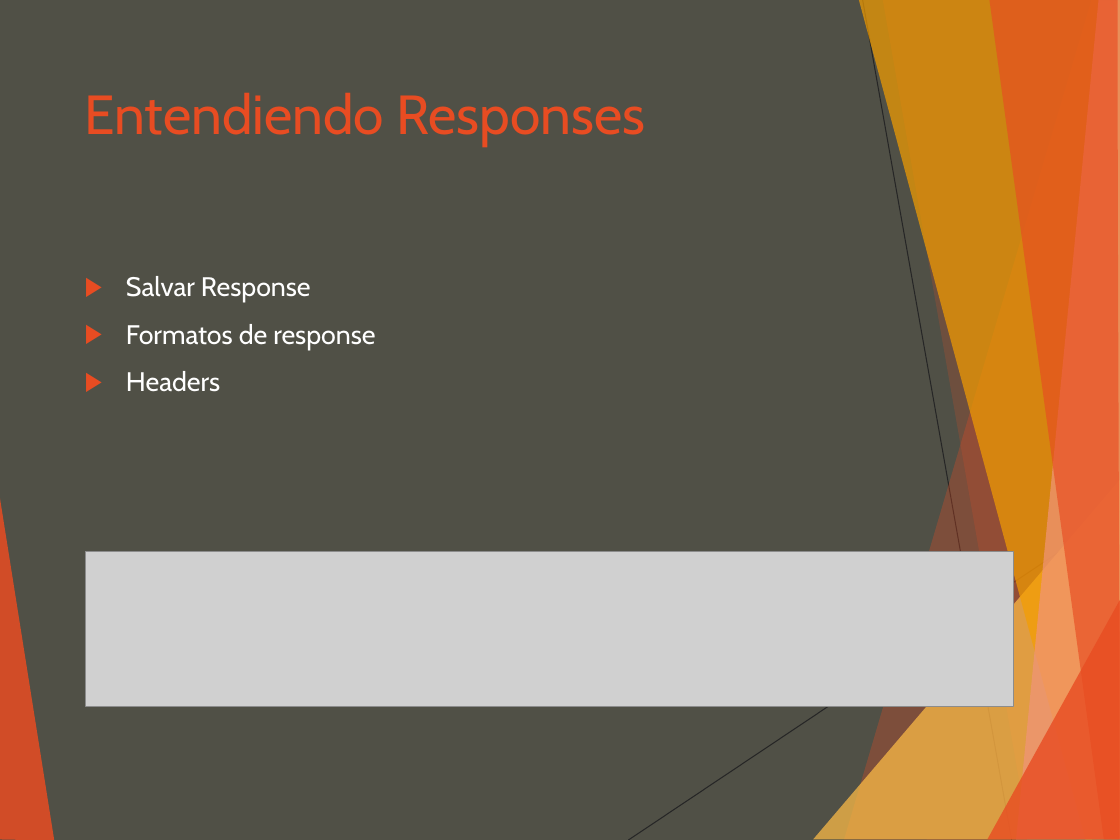
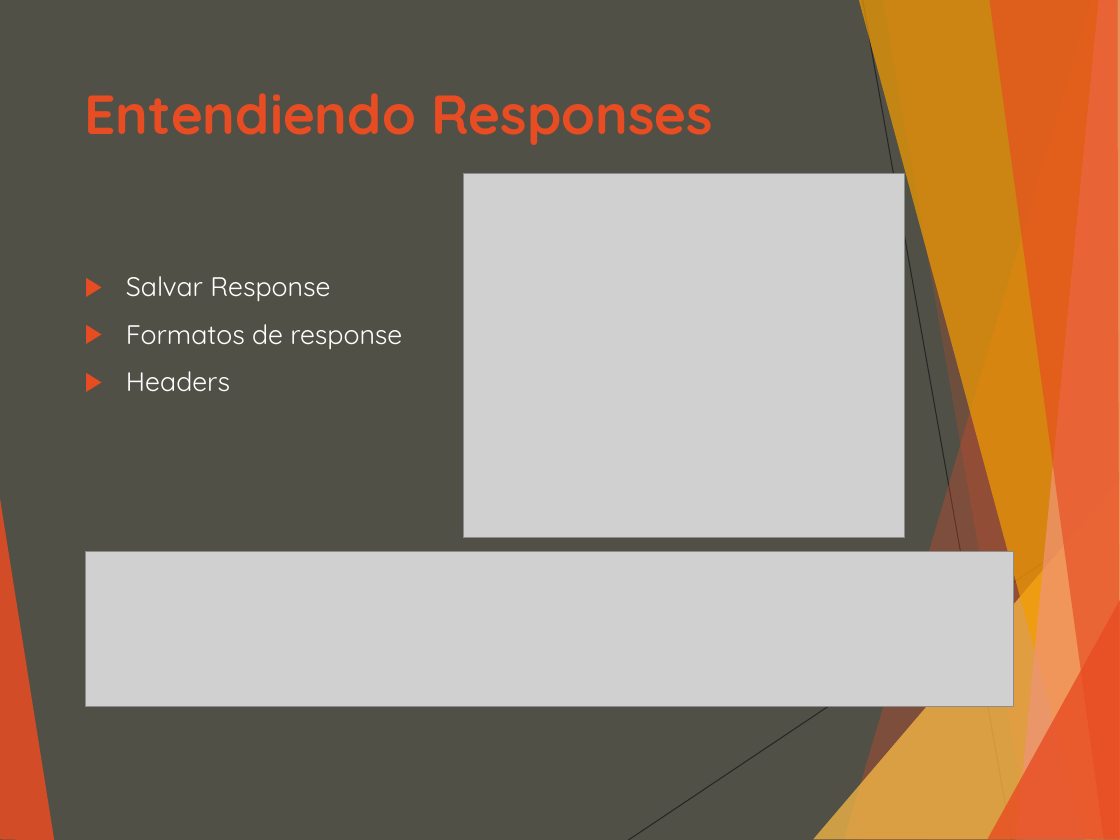
Before and after one commit to luisgepeto/PostmanCourse, a slide deck: slide 5 of Presentacion.ppt. Drawn at 1120x840 pixels with LibreOffice and Linux fonts; fonts in the diff are those of the drawing; grey boxes stand for pictures. Boxes give left, top, right and bottom in pixels: in the first picture for what was removed or moved away, otherwise in the second. Text is boxed around its words. In the diff, an @@ line names an element or a change of style, - is before the commit and + after.

```diff
--- a/Presentacion.ppt
+++ b/Presentacion.ppt
@@ text "Entendiendo Responses" at <box>85,93,713,145</box>: font Cabin to Quicksand, bold on @@
@@ picture added at <box>463,174,905,538</box> @@
@@ text "Salvar Response" at <box>126,276,402,392</box>: font Cabin to Quicksand @@
```
Also in this commit, not shown: 27 other slides changed, 4 other files.
